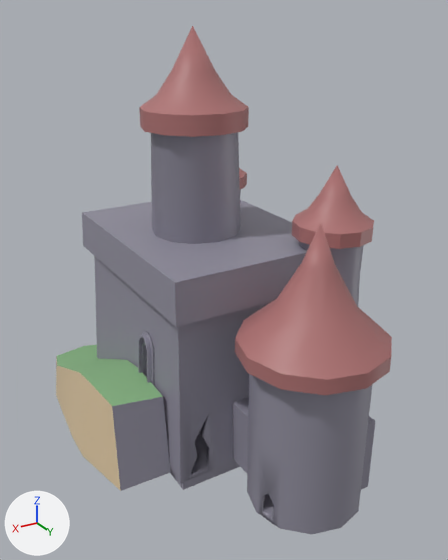
What one commit did to the FBX model KleptoKnights/Assets/Models/Map/1.Castle.fbx.
The view is the same before and after, from a 50 mm lens placed at (32.6, 64.2, 18.5), pointed at (21.9, 46.3, 9.6). The axes (+X, +Y, +Z) are drawn at lower left. The lights are the same throughout. Where no turn or scale is listed for an object, it has been applied to the vertices.

In view in the first picture: '1.Castle'.
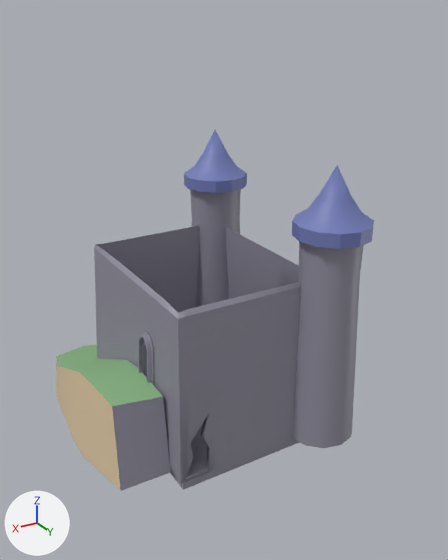
The newer file is also turned or shifted as a whole; pictures and numbers use the older file's frame.

Boxes (x1, y1, x2, y2) around the edits, measured in the pictures (448 x 560 px):
'1.Castle', reshaped (29% shorter)
    before: (56, 26, 392, 534)
    after: (56, 130, 374, 491)
part 1 of me_cylinder_002, deleted
    before: (139, 26, 392, 534)
part 2 of me_cylinder_002, cut back
    before: (82, 200, 307, 483)
    after: (94, 245, 301, 483)
part 3 of me_cylinder_002, recoloured (brown to blue)
    both: (239, 165, 374, 249)

What changed in the scene script:
```text
Add mat_mat_spikes_001:
    mat_mat_spikes_001 = principled_material('MAT_Spikes.001')
    mat_mat_spikes_001.base_color = (0.168, 0.2, 0.476)  # blue #727cb7
Change me_cylinder_002:
    used by ob_1_castle; location = (21.13, 45.33, 8.58)
    remove me_cylinder_002.from_pydata(...)  # 1236 vertices, 1282 faces; spans x -4.0..6.3, y -7.2..8.0, z -6.0..9.6
    add me_cylinder_002.from_pydata(...)  # 696 vertices, 719 faces; spans x -4.0..6.3, y -7.2..4.3, z -6.0..5.2
    me_cylinder_002 part 1: 6 loose pieces with 426 vertices, spanning x -2.6..3.5, y -5.1..8.0, z -5.8..9.6, are deleted
    me_cylinder_002 part 2
    114 vertices are removed from x -3.0..3.9, y -5.6..3.2, z -3.1..2.4
    130 faces are deleted
    6 vertices in x 3.1..3.5, y 2.7..3.0, z -5.5..-3.9 move by (0.1, 0.0, 0.0)
    17 new faces join them, mat_mat_castle_002 (grey #928f9e)
    me_cylinder_002 part 3: 192 faces spanning x -4.0..-1.1, y -6.8..4.3, z 2.7..5.2 switch from mat_mat_spikes2_001 (brown #ae7372) to mat_mat_spikes_001 (blue #727cb7)
```
